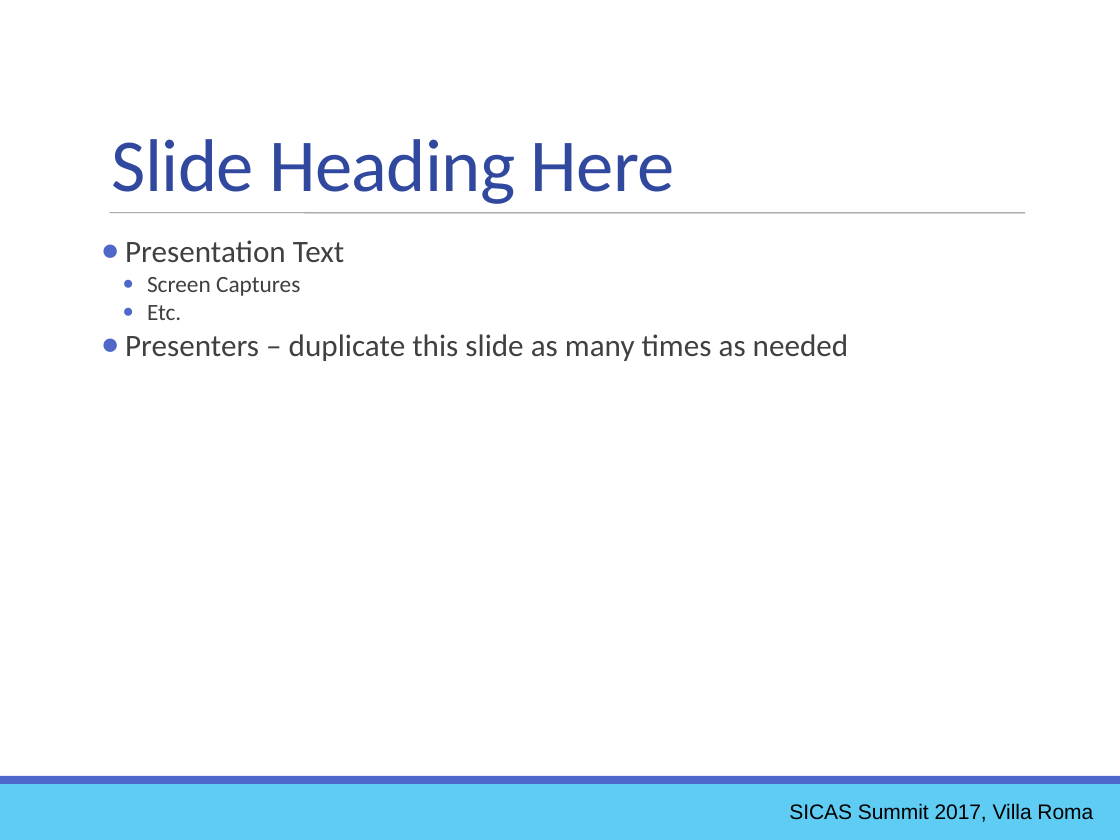
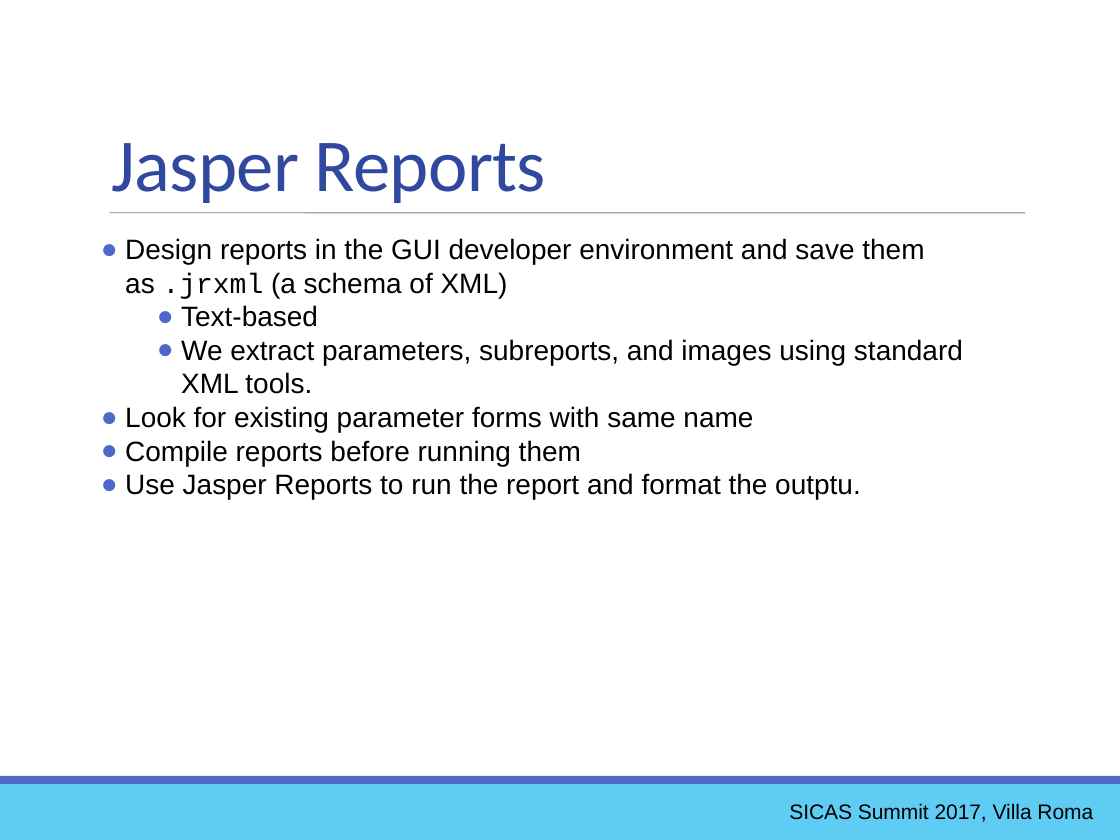
Before and after one commit to ewcole/simple_report, a slide deck: slide 32 of docs/SICAS_2017/Cole_Drop-In Reporting with Groovy.pptx. Drawn at 1120x840 pixels with LibreOffice and Linux fonts; fonts in the diff are those of the drawing. Boxes give left, top, right and bottom in pixels: in the first picture for what was removed or moved away, otherwise in the second. Text is boxed around its words. In the diff, an @@ line names an element or a change of style, - is before the commit and + after.

Commit message:
Start writing about SimpleReportBuilder

```diff
--- a/docs/SICAS_2017/Cole_Drop-In Reporting with Groovy.pptx
+++ b/docs/SICAS_2017/Cole_Drop-In Reporting with Groovy.pptx
@@ text at (x1=112, y1=143, x2=546, y2=203): text changed @@
-Slide Heading Here
+Jasper Reports
@@ text at (x1=125, y1=238, x2=963, y2=499): text changed; size 20 to 18 pt; font Calibri to Arial; text colour #404040 to #000000 @@
-● Presentation Text
-      ● Screen Captures
-      ● Etc.
-● Presenters – duplicate this slide as many times as needed
+● Design reports in the GUI developer environment and save them as .jrxml (a schema of XML)
+  ● Text-based
+  ● We extract parameters, subreports, and images using standard XML tools.
+● Look for existing parameter forms with same name
+● Compile reports before running them
+● Use Jasper Reports to run the report and format the outptu.
```
Also in this commit, not shown: 13 other slides changed, 2 slides added, 2 slides removed, 2 other files.
